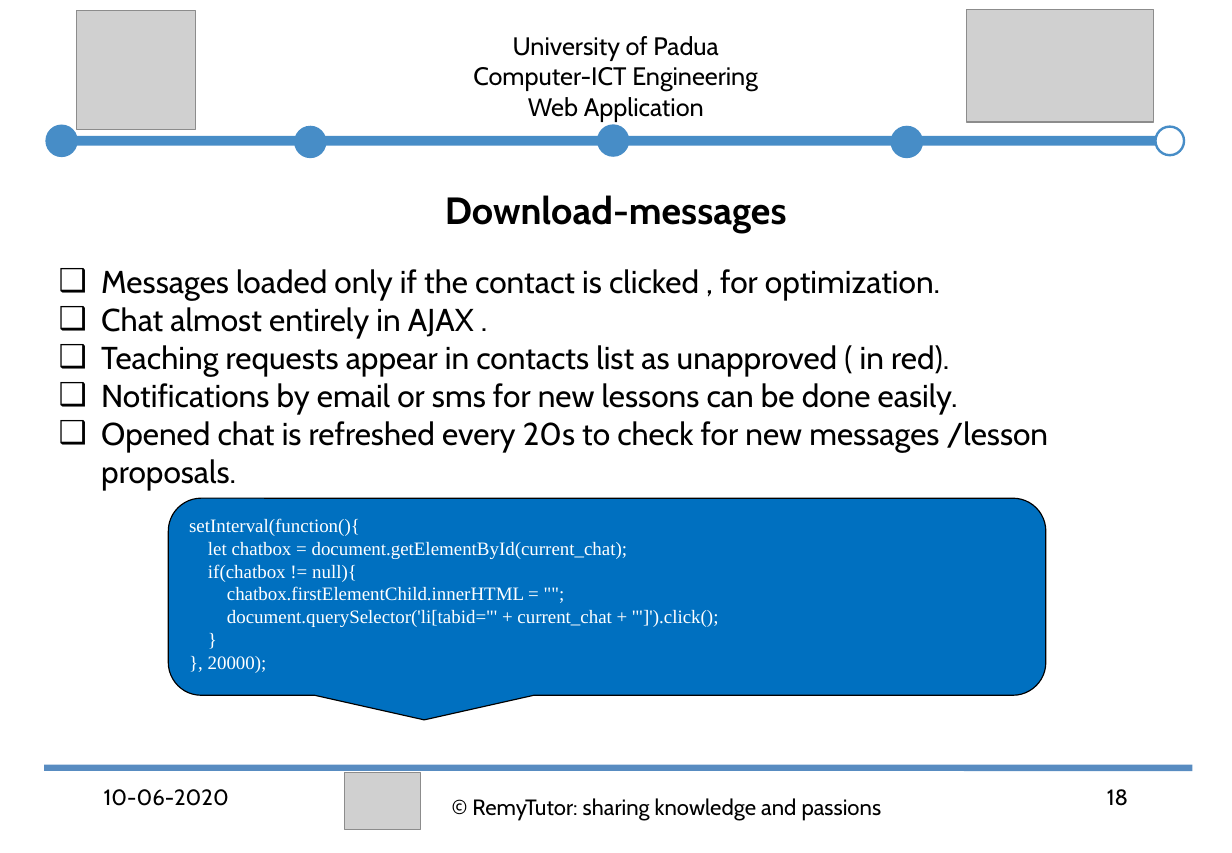
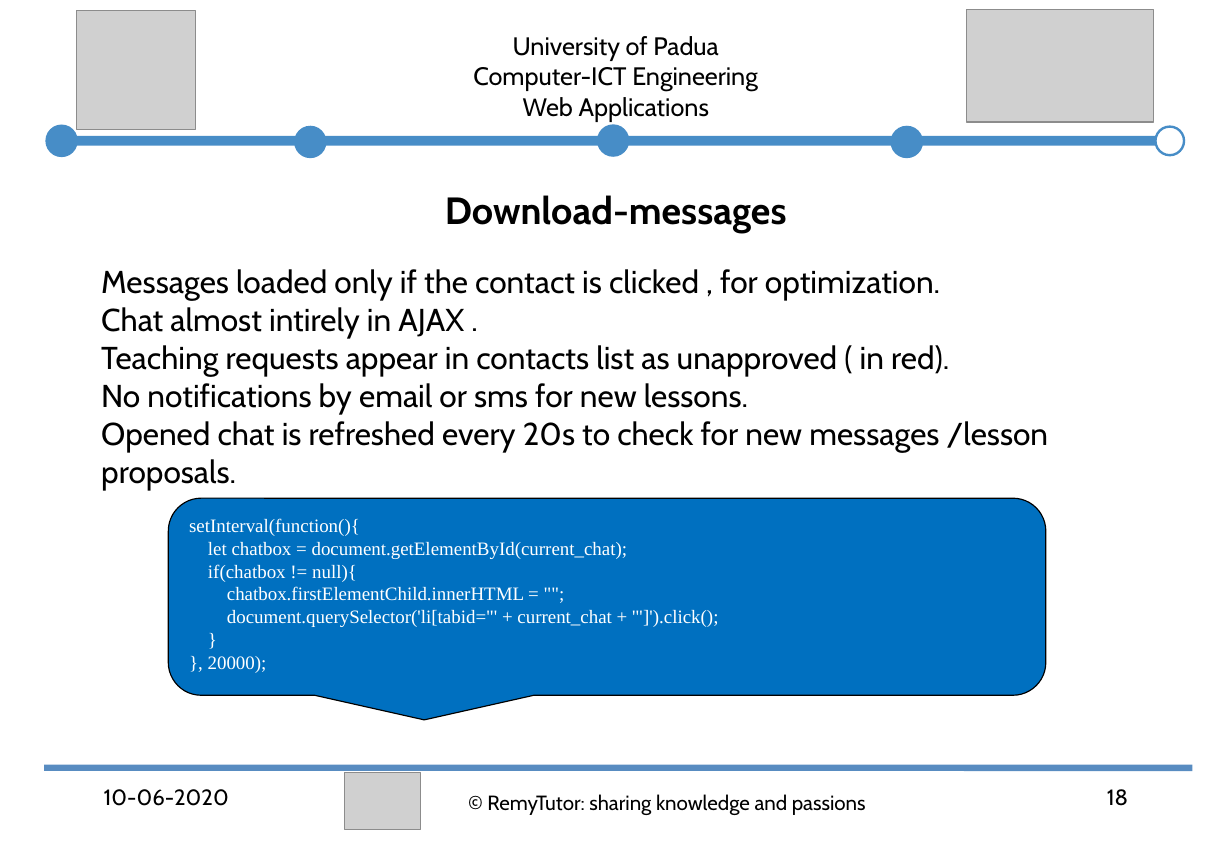
Before and after one commit to abahmadb/Web-Applications, a slide deck: slide 18 of HW2-RemyTutor-2019-2020.ppt. Drawn at 1232x853 pixels with LibreOffice and Linux fonts; fonts in the diff are those of the drawing; grey boxes stand for pictures. Boxes give left, top, right and bottom in pixels: in the first picture for what was removed or moved away, otherwise in the second. Text is boxed around its words. In the diff, an @@ line names an element or a change of style, - is before the commit and + after.

```diff
--- a/HW2-RemyTutor-2019-2020.ppt
+++ b/HW2-RemyTutor-2019-2020.ppt
@@ text at <box>523,97,709,122</box>: text changed @@
-Web Application
+Web Applications
@@ text at <box>101,269,1049,490</box>: bullet colour #000000 to #FFFFFF @@
@@ text at <box>101,307,464,338</box>: text changed @@
-❑ Chat almost entirely in AJAX .
+❑ Chat almost intirely in AJAX .
@@ text at <box>101,383,748,414</box>: text changed @@
-❑ Notifications by email or sms for new lessons can be done easily.
+❑ No notifications by email or sms for new lessons.
@@ text "© RemyTutor: sharing knowledge and ..." at <box>487,794,866,815</box>: size 14 to 12.9 pt; line spacing 1 to 0.9 @@
```
Also in this commit, not shown: 23 other slides changed.
